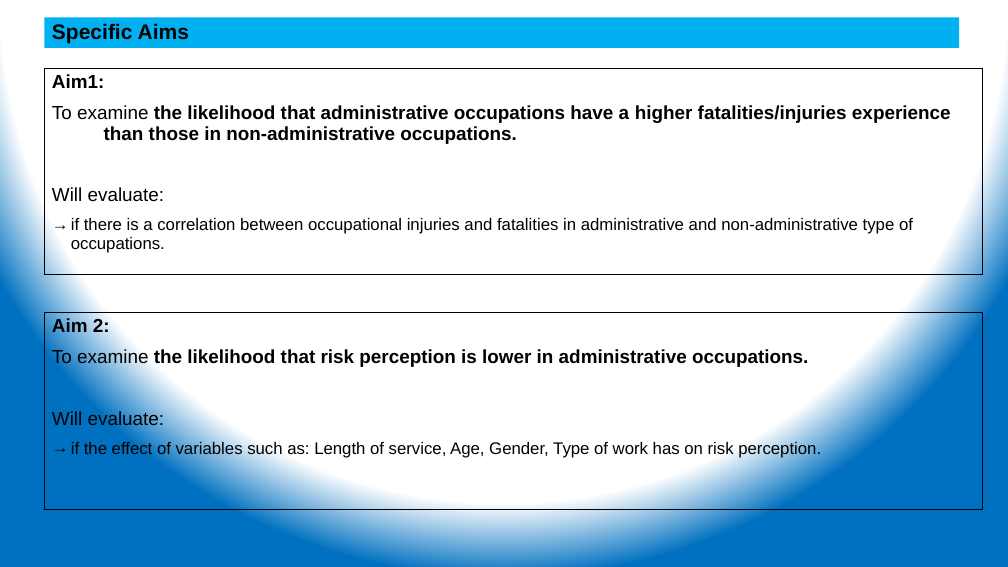
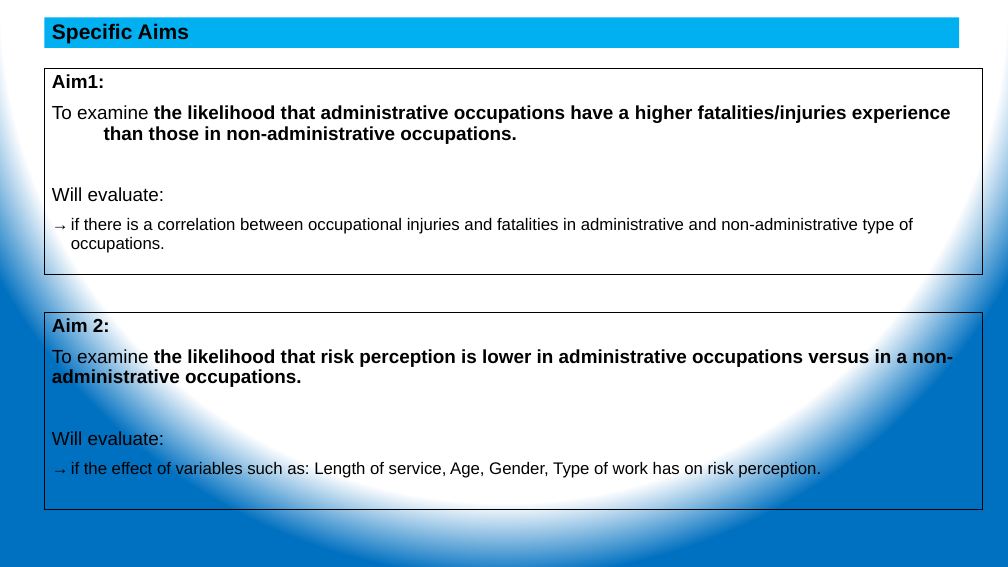
Before and after one commit to ehsintegration/yfd-phd-bls-data, a slide deck: slide 5 of D2-documentation/YennyF.Diaz-Risk Percep Injuries_CommitteeUdate 04-20-2021.pptx. Drawn at 1008x567 pixels with LibreOffice and Linux fonts; fonts in the diff are those of the drawing. Boxes give left, top, right and bottom in pixels: in the first picture for what was removed or moved away, otherwise in the second. Text is boxed around its words. In the diff, an @@ line names an element or a change of style, - is before the commit and + after.

```diff
--- a/D2-documentation/YennyF.Diaz-Risk Percep Injuries_CommitteeUdate 04-20-2021.pptx
+++ b/D2-documentation/YennyF.Diaz-Risk Percep Injuries_CommitteeUdate 04-20-2021.pptx
@@ text in rectangle at [52, 348, 953, 388]: text changed @@
-To examine the likelihood that risk perception is lower in administrative occupations.
+To examine the likelihood that risk perception is lower in administrative occupations versus in a non-administrative occupations.
```
Also in this commit, not shown: 25 other slides changed, 1 slide removed.
